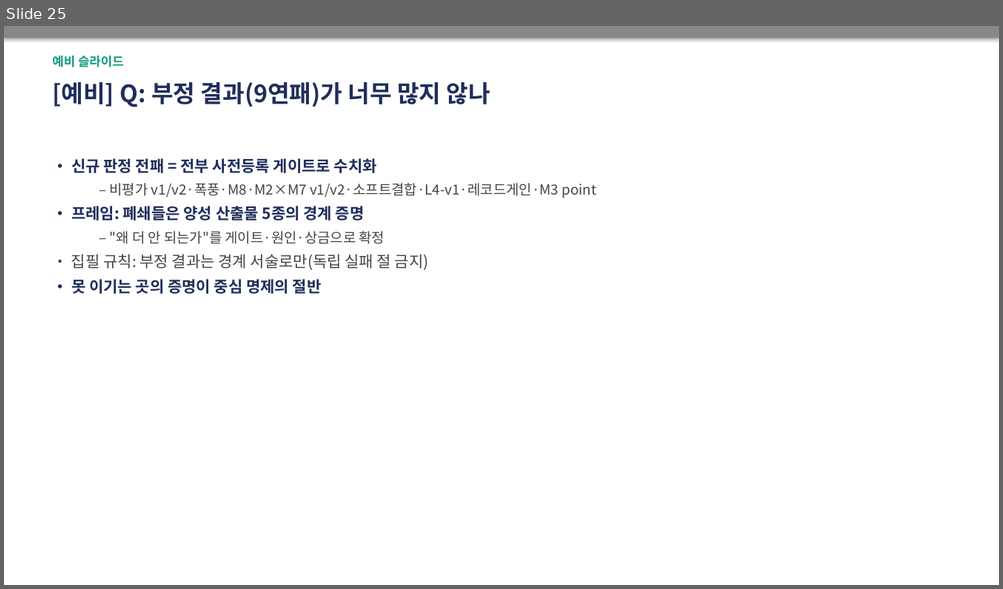
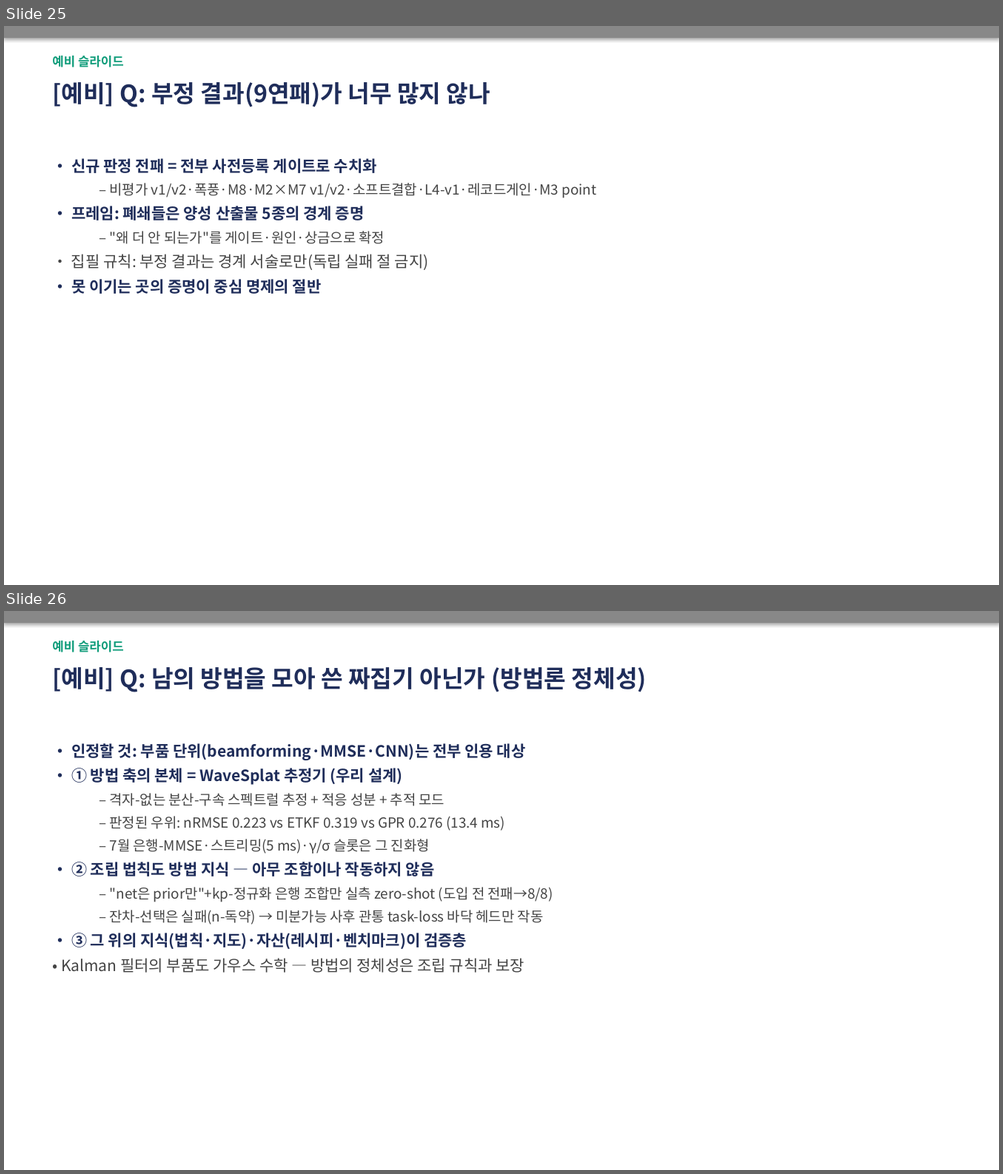
Before and after one commit to SAEYONGPARK94/wavesplat, a slide deck: wavesplat/docs/labmeeting_2026-07-12.pptx. Shown one above the other, each under a label of ours: slide 25 before the commit, slides 25 and 26 after it. The pictures are 1003x589 and 1003x1174 pixels, drawn with LibreOffice and Linux fonts; fonts in the diff are those of the drawing. Boxes give left, top, right and bottom in pixels: in the first picture for what was removed or moved away, otherwise in the second. Text is boxed around its words. In the diff, an @@ line names an element or a change of style, - is before the commit and + after.

```diff
--- a/wavesplat/docs/labmeeting_2026-07-12.pptx
+++ b/wavesplat/docs/labmeeting_2026-07-12.pptx
@@ slide 26 added at (4,611,999,1170), background #FFFFFF @@
@@ rectangle added at (4,611,999,623), fill #888888 @@
@@ text added at (52,641,124,652), 12 pt, text #0F9C7A, bold @@
+예비 슬라이드
@@ text added at (52,667,646,692), 23 pt, text #1F2D5A, bold @@
+[예비] Q: 남의 방법을 모아 쓴 짜집기 아닌가 (방법론 정체성)
@@ text added at (61,743,553,973), 13.5 pt, text #444444 @@
+• 인정할 것: 부품 단위(beamforming·MMSE·CNN)는 전부 인용 대상
+• ① 방법 축의 본체 = WaveSplat 추정기 (우리 설계)
+  – 격자-없는 분산-구속 스펙트럴 추정 + 적응 성분 + 추적 모드
+  – 판정된 우위: nRMSE 0.223 vs ETKF 0.319 vs GPR 0.276 (13.4 ms)
+  – 7월 은행-MMSE·스트리밍(5 ms)·γ/σ 슬롯은 그 진화형
+• ② 조립 법칙도 방법 지식 — 아무 조합이나 작동하지 않음
+  – "net은 prior만"+kp-정규화 은행 조합만 실측 zero-shot (도입 전 전패→8/8)
+  – 잔차-선택은 실패(n-독약) → 미분가능 사후 관통 task-loss 바닥 헤드만 작동
+• ③ 그 위의 지식(법칙·지도)·자산(레시피·벤치마크)이 검증층
+• Kalman 필터의 부품도 가우스 수학 — 방법의 정체성은 조립 규칙과 보장
```
Also in this commit, not shown: 2 other files.
